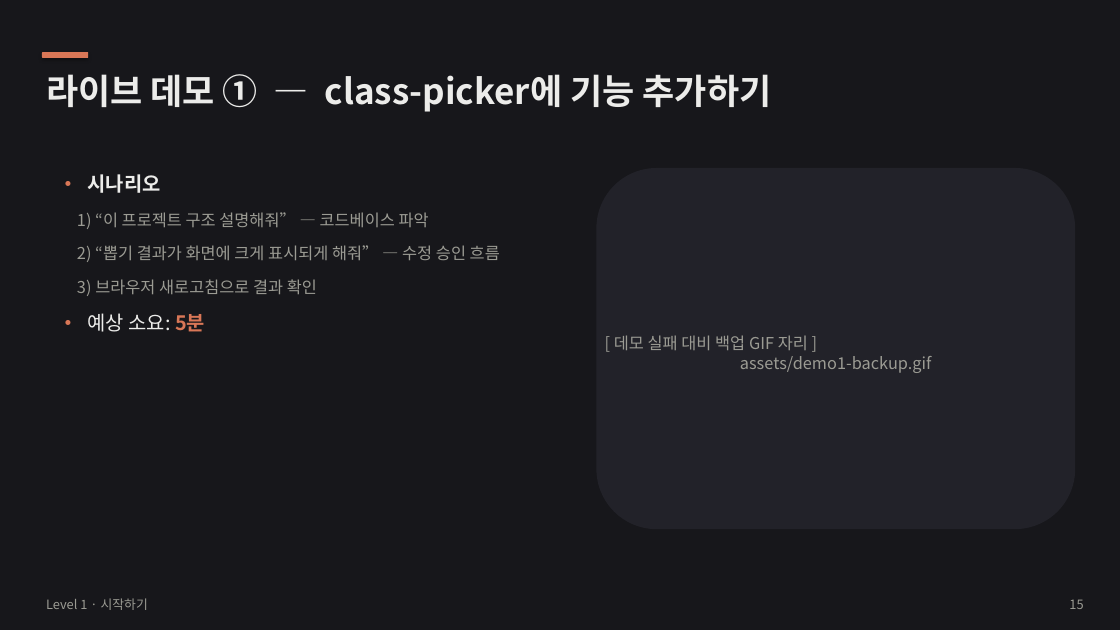
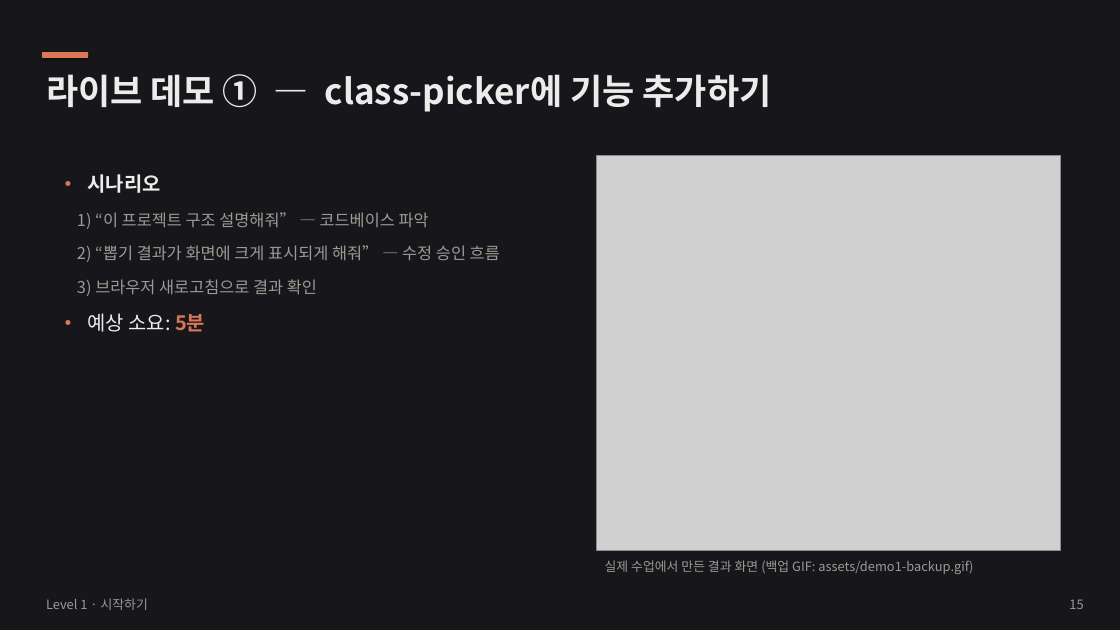
Before and after one commit to gomgomeet/class-picker, a slide deck: slide 15 of docs/onboarding/claude-code-onboarding.pptx. Drawn at 1120x630 pixels with LibreOffice and Linux fonts; fonts in the diff are those of the drawing; grey boxes stand for pictures. Boxes give left, top, right and bottom in pixels: in the first picture for what was removed or moved away, otherwise in the second. Text is boxed around its words. In the diff, an @@ line names an element or a change of style, - is before the commit and + after.

```diff
--- a/docs/onboarding/claude-code-onboarding.pptx
+++ b/docs/onboarding/claude-code-onboarding.pptx
@@ rounded rectangle removed at [597, 168, 1075, 529] @@
@@ picture added at [597, 155, 1061, 550] @@
@@ text "실제 수업에서 만든 결과 화면 ..." at [605, 560, 973, 574]: vertical alignment middle to top @@
@@ text at [605, 560, 973, 574]: text changed; size 14 to 11 pt @@
-[ 데모 실패 대비 백업 GIF 자리 ]
-assets/demo1-backup.gif
+실제 수업에서 만든 결과 화면 (백업 GIF: assets/demo1-backup.gif)
```
Also in this commit, not shown: 14 other slides changed, 1 slide added, 7 other files.
